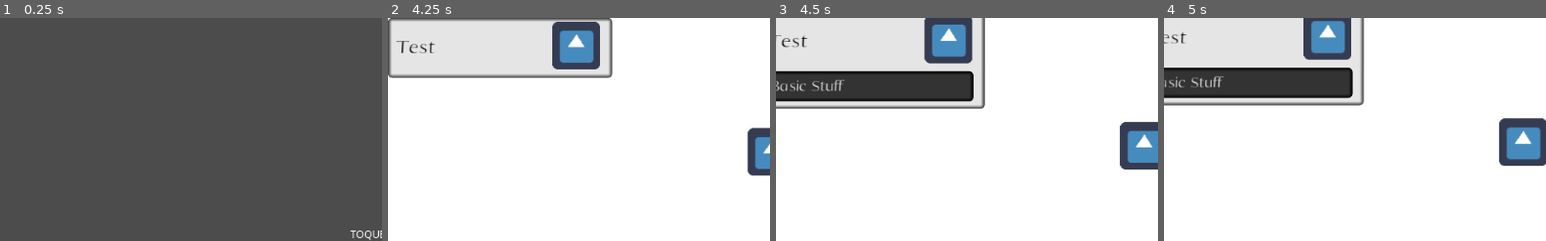
Above: before the commit, frames 1-4 (left to right).
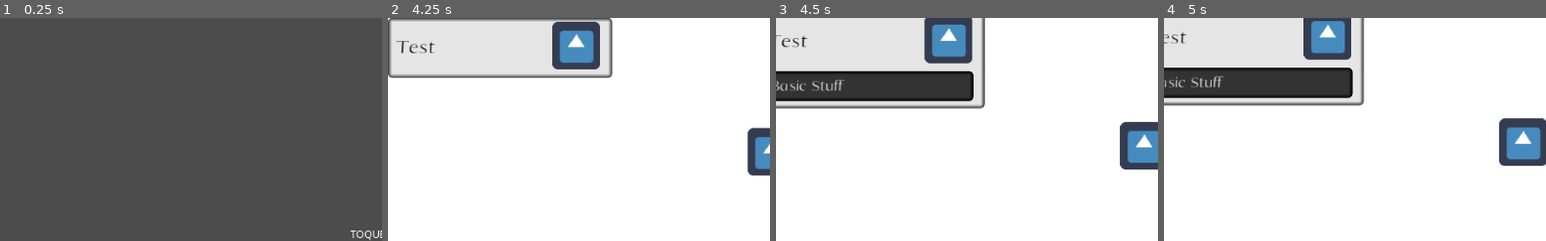
Above: after the commit, the same moments.

Repository: AndreMoukarzel/Grana-Preta
Game: Godot game, scene res://OpeningMenu.tscn
Two runs of this game, one before a commit and one after it. Both use one fixed random seed, a clock stepped at 60 frames per second and the inputs below. The engine's default icon, where the game draws it, is replaced by a stand-in: a white triangle on a blue panel in a dark square.
Inputs (mouse positions are % of the whole screen's width and height, from its top left):
- Up to frame 1 (0.25 s): no input
- Up to frame 2 (4.25 s): tap Enter at 0.5 s; move the mouse to (72, 45) at 0.52 s; press the mouse at (72, 45) at 0.53 s; release the mouse at (72, 45) at 1.25 s; tap Space at 1.25 s; drag from (30, 55) to (45, 70) at 1.27 s; move the mouse to (60, 28) at 2.02 s; press the mouse at (60, 28) at 2.03 s; release the mouse at (60, 28) at 2.75 s; click (47, 57) at 2.75 s; click (52, 31) at 3.5 s
- Up to frame 3 (4.5 s): click "Subject" at 4.25 s
- Up to frame 4 (5 s): no input
The pictures show only the part of the screen within x 0-50%, y 0-50%; the shares and areas given below are measured in that part.

Frames 1-2 are identical in both runs. In frame 3, 0.5% of the frame differs, in the area x 0-55%, y 29-41%; in frame 4, nothing differs.

Commit message:
Add Subject Tween

Diff:
--- a/school/Lessons/Lesson.gd
+++ b/school/Lessons/Lesson.gd
@@ -14,8 +14,6 @@
 	text_font.size = 20
 	text_font.font_data = load("res://school/Lessons/LessonFont.otf")
 	text_font.use_filter = true
-	text_font.use_mipmaps
-
 
 
 # Must be setup after being added to tree, or label height will be gotten incorrectly
--- a/school/Subjects/Subject.gd
+++ b/school/Subjects/Subject.gd
@@ -2,6 +2,7 @@
 
 const FONT_WIDTH = 15
 const BASE_HEIGHT = 80
+const TWN_TIME = .2
 const SUBJECT_LESSON_SCN = preload("res://school/Subjects/SubjectLesson.tscn")
 
 var width : int
@@ -15,6 +16,7 @@
 	self.width = width
 
 	rect_size = Vector2(width, BASE_HEIGHT)
+	$Lessons.rect_scale = Vector2(1, 0)
 	$Lessons.rect_position.y = BASE_HEIGHT
 	$Background.rect_size = Vector2(width, BASE_HEIGHT)
 	$Title.rect_size = Vector2(0.66 * width, BASE_HEIGHT)
@@ -69,8 +71,14 @@
 
 func _on_Subject_pressed():
 	if is_open:
-		$Lessons.hide()
-		$Background.rect_size = Vector2(width, BASE_HEIGHT)
+		$Tween.interpolate_property($Lessons, "rect_scale:y", null, 0, TWN_TIME, Tween.TRANS_QUAD, Tween.EASE_IN_OUT)
+		$Tween.interpolate_property($Background, "rect_size:y", null, BASE_HEIGHT, TWN_TIME, Tween.TRANS_QUAD, Tween.EASE_IN_OUT)
+		$Tween.start()
+
+		is_open = false
 	else:
-		$Lessons.show()
-		$Background.rect_size = Vector2(width, BASE_HEIGHT + lessons_height + 10)
+		$Tween.interpolate_property($Lessons, "rect_scale:y", null, 1, TWN_TIME, Tween.TRANS_QUAD, Tween.EASE_IN_OUT)
+		$Tween.interpolate_property($Background, "rect_size:y", null, BASE_HEIGHT + lessons_height + 10, TWN_TIME, Tween.TRANS_QUAD, Tween.EASE_IN_OUT)
+		$Tween.start()
+
+		is_open = true
--- a/school/Subjects/Subject.tscn
+++ b/school/Subjects/Subject.tscn
@@ -54,11 +54,12 @@
 expand = true
 
 [node name="Lessons" type="VBoxContainer" parent="."]
-visible = false
 margin_left = 5.0
 margin_top = 60.0
-margin_right = 55.0
-margin_bottom = 70.0
+margin_right = 205.0
+margin_bottom = 100.0
 size_flags_vertical = 2
 
+[node name="Tween" type="Tween" parent="."]
+
 [connection signal="pressed" from="." to="." method="_on_Subject_pressed"]
